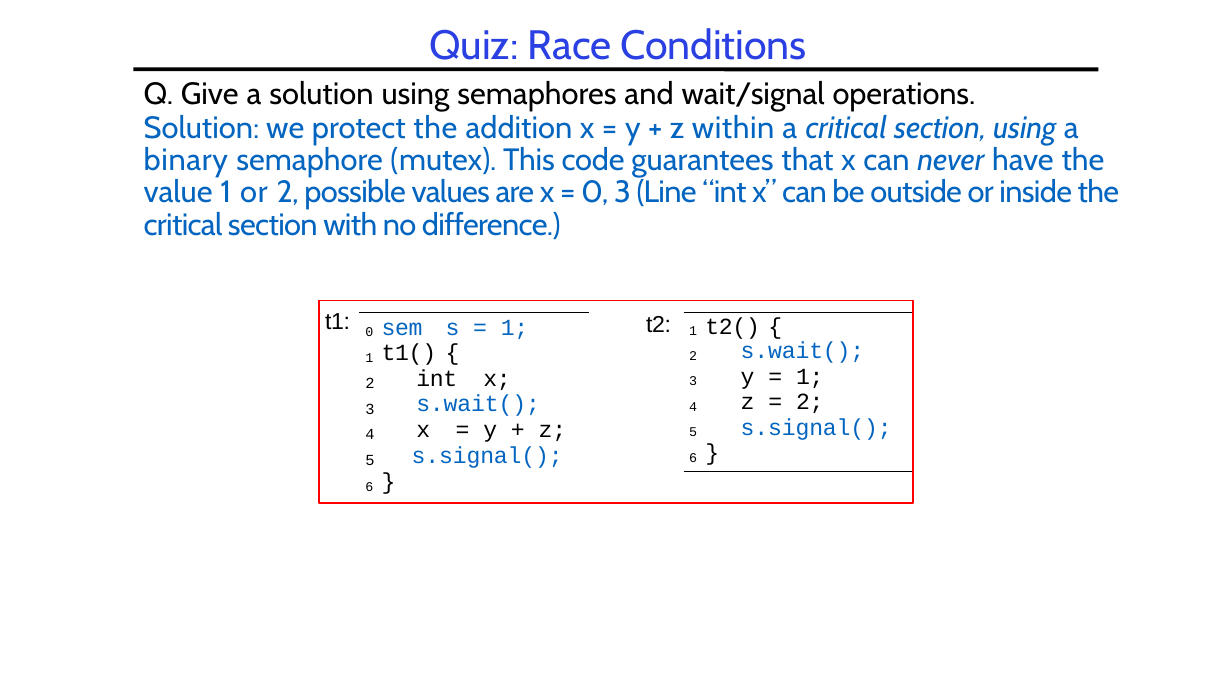
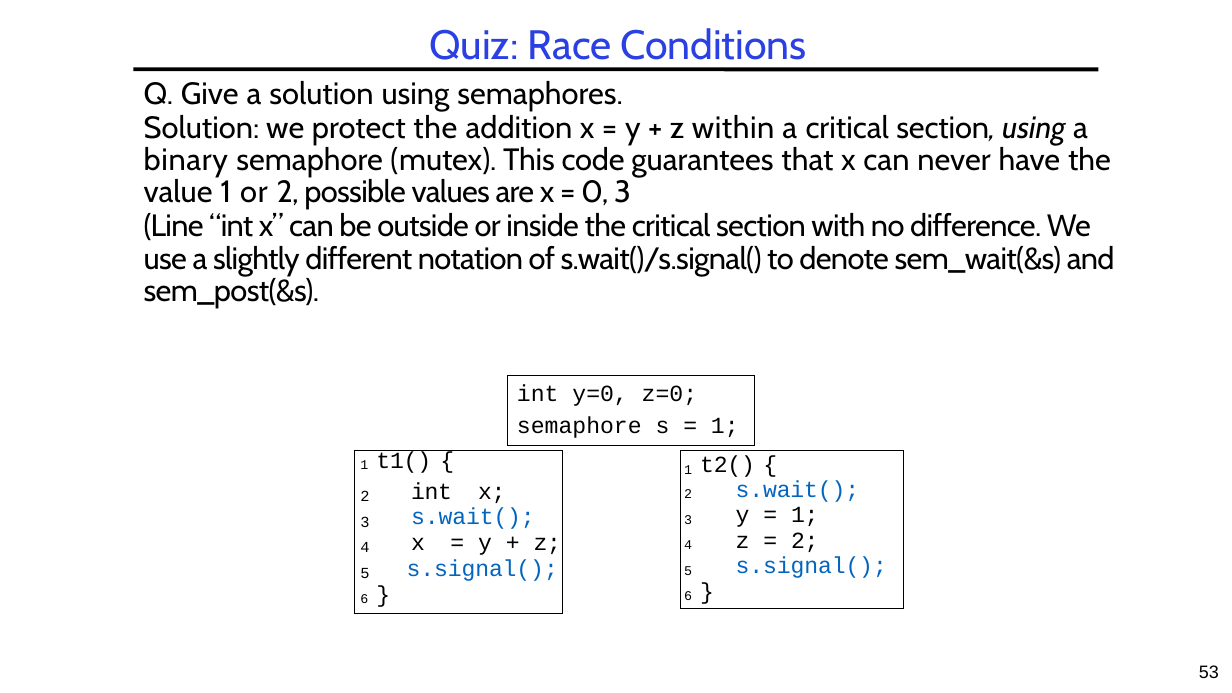
Before and after one commit to guhofstra/CSC256Fa25, a slide deck: slide 53 of PPTs/L3-Synchronization.pptx (slide 41 before the commit). Drawn at 1232x693 pixels with LibreOffice and Linux fonts; fonts in the diff are those of the drawing. Boxes give left, top, right and bottom in pixels: in the first picture for what was removed or moved away, otherwise in the second. Text is boxed around its words. In the diff, an @@ line names an element or a change of style, - is before the commit and + after.

```diff
--- a/PPTs/L3-Synchronization.pptx
+++ b/PPTs/L3-Synchronization.pptx
@@ text at (x1=144, y1=81, x2=1115, y2=308): text changed; text colour #0365C0 to #000000 @@
-Q. Give a solution using semaphores and wait/signal operations.
-Solution: we protect the addition x = y + z within a critical section, using a binary semaphore (mutex). This code guarantees that x can never have the value 1 or 2, possible values are x = 0, 3 (Line “int x” can be outside or inside the critical section with no difference.)
+Q. Give a solution using semaphores.
+Solution: we protect the addition x = y + z within a critical section, using a binary semaphore (mutex). This code guarantees that x can never have the value 1 or 2, possible values are x = 0, 3
+(Line “int x” can be outside or inside the critical section with no difference. We use a slightly different notation of s.wait()/s.signal() to denote sem_wait(&s) and sem_post(&s).
@@ rectangle removed at (x1=319, y1=300, x2=913, y2=503) @@
@@ text removed at (x1=325, y1=313, x2=350, y2=330) @@
-t1:
@@ rectangle added at (x1=508, y1=375, x2=755, y2=445), outline #000000 0.75 pt, 18 pt, text #000000 @@
+int y=0, z=0;
+semaphore s = 1;
@@ table at (x1=354, y1=451, x2=908, y2=614) @@
-0 sem s = 1; |  | t2: | 1 t2() {
-1 t1() { |  |  | 2 s.wait();
-2 | int x; |  | 3 y = 1;
-3 | s.wait(); |  | 4 z = 2;
-4 | x = y + z; |  | 5 s.signal();
-5 | s.signal(); |  | 6 }
-6 } |  |  | 
+1 t1() { |  | 1 t2() {
+2 | int x; | 2 s.wait();
+3 | s.wait(); | 3 y = 1;
+4 | x = y + z; | 4 z = 2;
+5 | s.signal(); | 5 s.signal();
+6 } |  | 6 }
@@ table resized from (x1=360, y1=312, x2=914, y2=503) to (x1=354, y1=451, x2=908, y2=614) @@
@@ rectangle added at (x1=354, y1=451, x2=562, y2=614), outline #000000 0.75 pt @@
@@ rectangle added at (x1=680, y1=451, x2=904, y2=609), outline #000000 0.75 pt @@
@@ page number added at (x1=1199, y1=665, x2=1219, y2=678), 14 pt, text #000000 @@
+53
```
Also in this commit, not shown: 26 other slides changed, 20 slides added, 6 slides removed, 4 other files.
